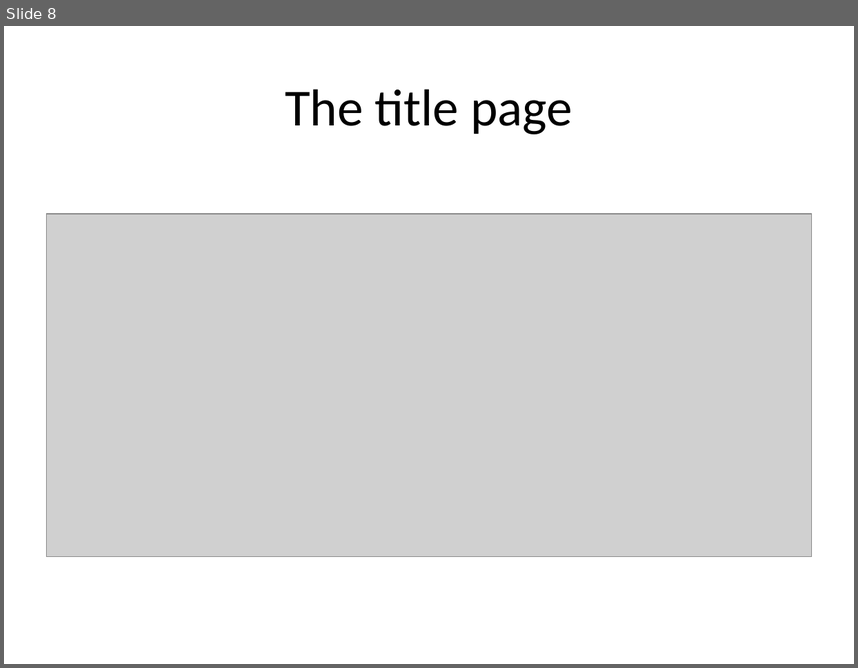
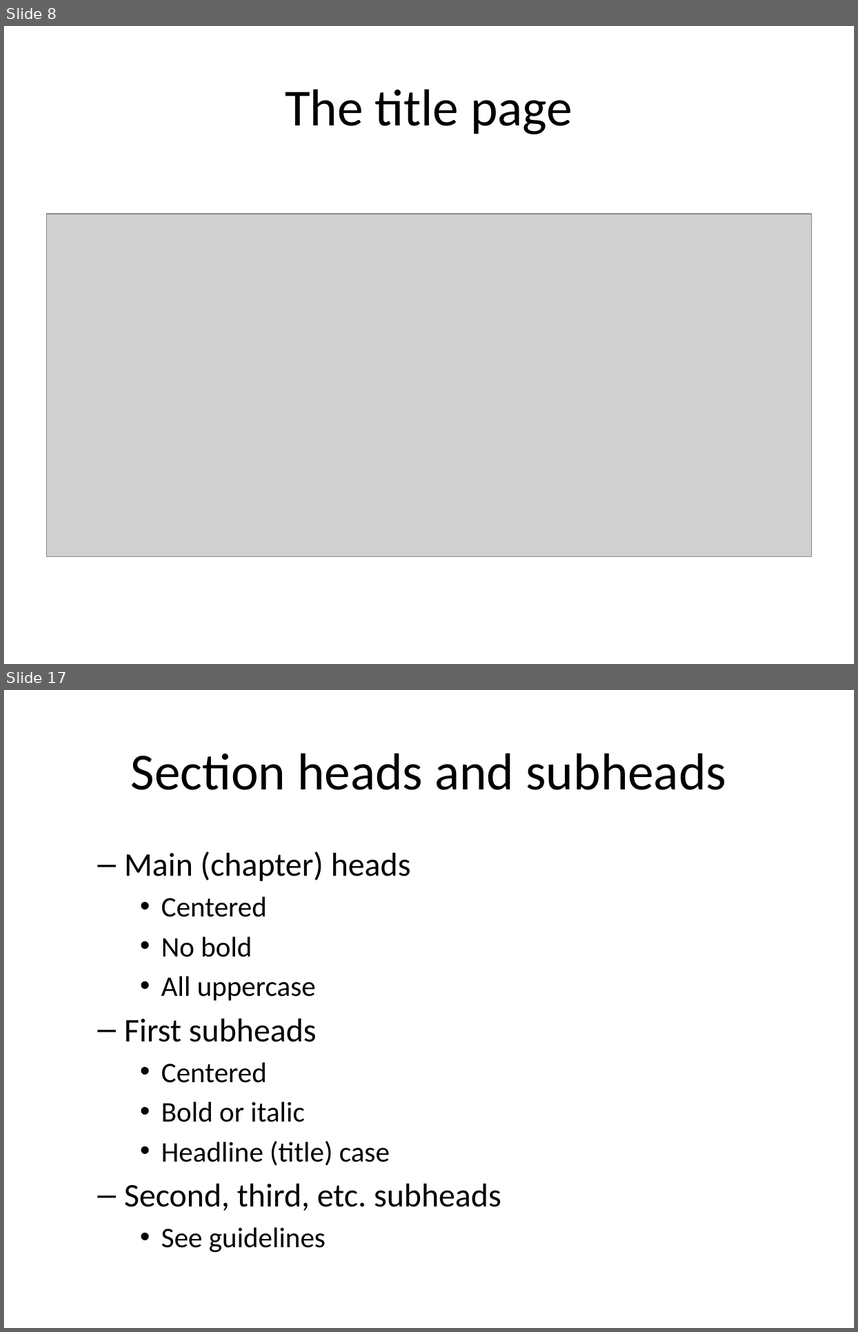
Before and after one commit to classes-medb/5510, a slide deck: src/video07-formatting-your-literature-review.pptx. Shown one above the other, each under a label of ours: slide 8 before the commit, slides 8 and 17 after it; the slides between them are not shown. The pictures are 858x668 and 858x1332 pixels, drawn with LibreOffice and Linux fonts; fonts in the diff are those of the drawing; grey boxes stand for pictures. Boxes give left, top, right and bottom in pixels: in the first picture for what was removed or moved away, otherwise in the second. Text is boxed around its words. In the diff, an @@ line names an element or a change of style, - is before the commit and + after.

```diff
--- a/src/video07-formatting-your-literature-review.pptx
+++ b/src/video07-formatting-your-literature-review.pptx
@@ slide 17 added at [4, 690, 854, 1328], background #FFFFFF @@
@@ title added at [131, 753, 726, 790], 44 pt, text #000000 @@
+Section heads and subheads
@@ text added at [124, 851, 501, 1252], 24 pt, text #000000 @@
+  – Main (chapter) heads
+    • Centered
+    • No bold
+    • All uppercase
+  – First subheads
+    • Centered
+    • Bold or italic
+    • Headline (title) case
+  – Second, third, etc. subheads
+    • See guidelines
```
Also in this commit, not shown: 8 other slides added, 6 other files.
